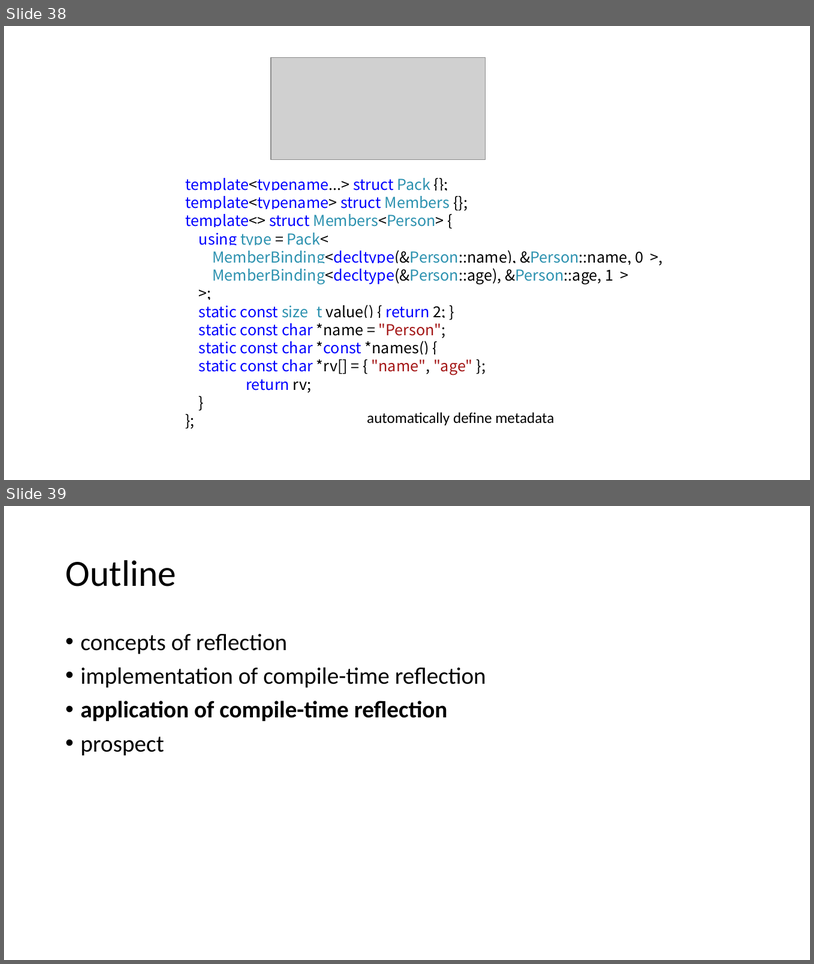
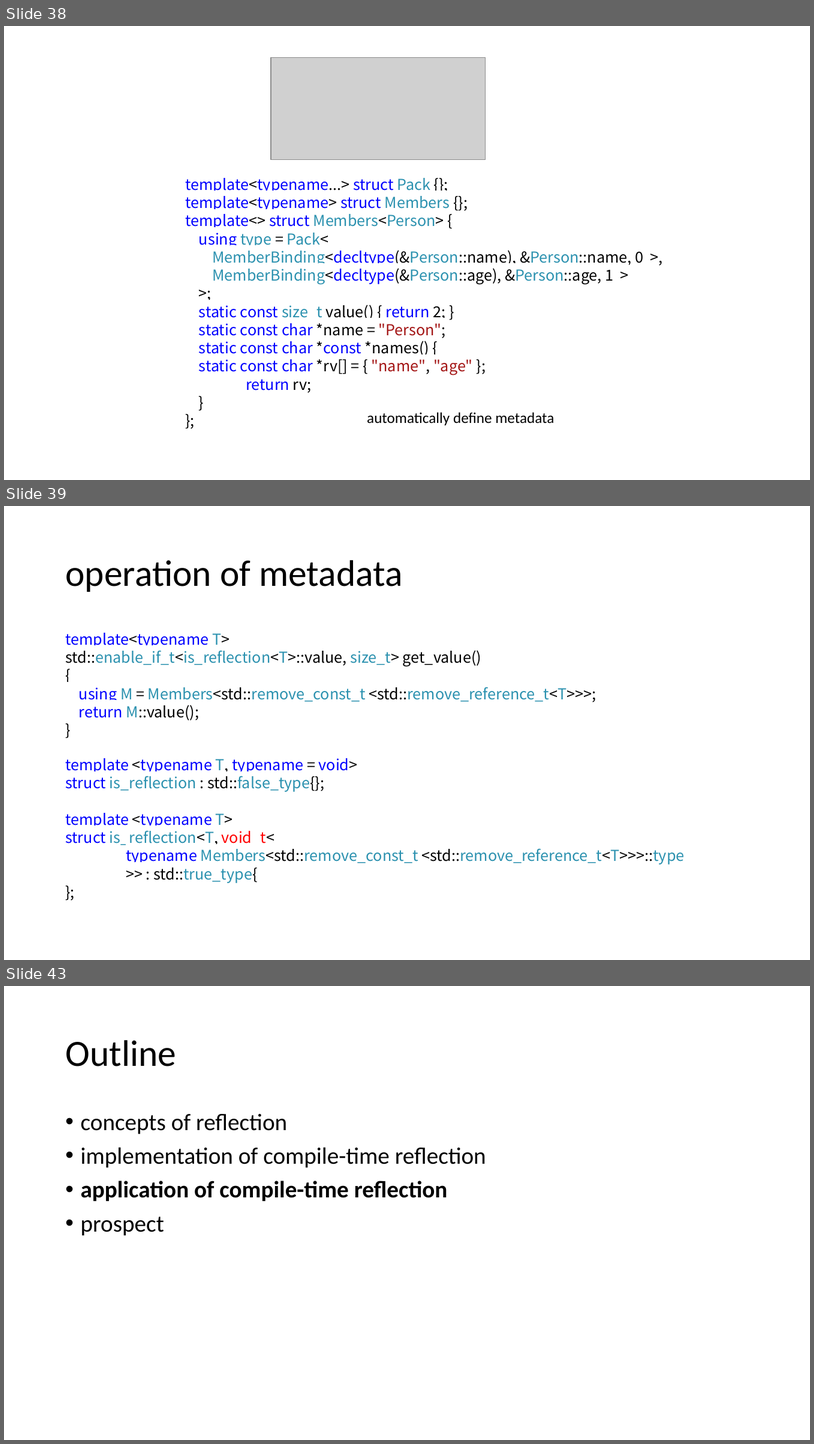
Before and after one commit to qicosmos/cppcon2017, a slide deck: cppcon2017.pptx. Shown one above the other, each under a label of ours: slides 38 and 39 before the commit, slides 38, 39 and 43 after it; the slides between them are not shown. The pictures are 814x964 and 814x1444 pixels, drawn with LibreOffice and Linux fonts; fonts in the diff are those of the drawing; grey boxes stand for pictures. Boxes give left, top, right and bottom in pixels: in the first picture for what was removed or moved away, otherwise in the second. Text is boxed around its words. In the diff, an @@ line names an element or a change of style, - is before the commit and + after.

```diff
--- a/cppcon2017.pptx
+++ b/cppcon2017.pptx
@@ slide 39 added at [4,506,810,960], background #FFFFFF @@
@@ title added at [65,560,403,592], 44 pt, text #000000 @@
+operation of metadata
@@ text added at [65,633,596,720], 18 pt, text #2B91AF @@
+template<typename T>
+std::enable_if_t<is_reflection<T>::value, size_t> get_value()
+{
+using M = Members<std::remove_const_t <std::remove_reference_t<T>>>;
+return M::value();
+}
@@ text added at [65,758,684,883], 18 pt, text #2B91AF @@
+template <typename T, typename = void>
+struct is_reflection : std::false_type{};
+template <typename T>
+struct is_reflection<T, void_t<
+typename Members<std::remove_const_t <std::remove_reference_t<T>>>::type
+>> : std::true_type{
+};
@@ what was slide 39 is now slide 43 @@
```
Also in this commit, not shown: 1 slide changed, 3 other slides added.
